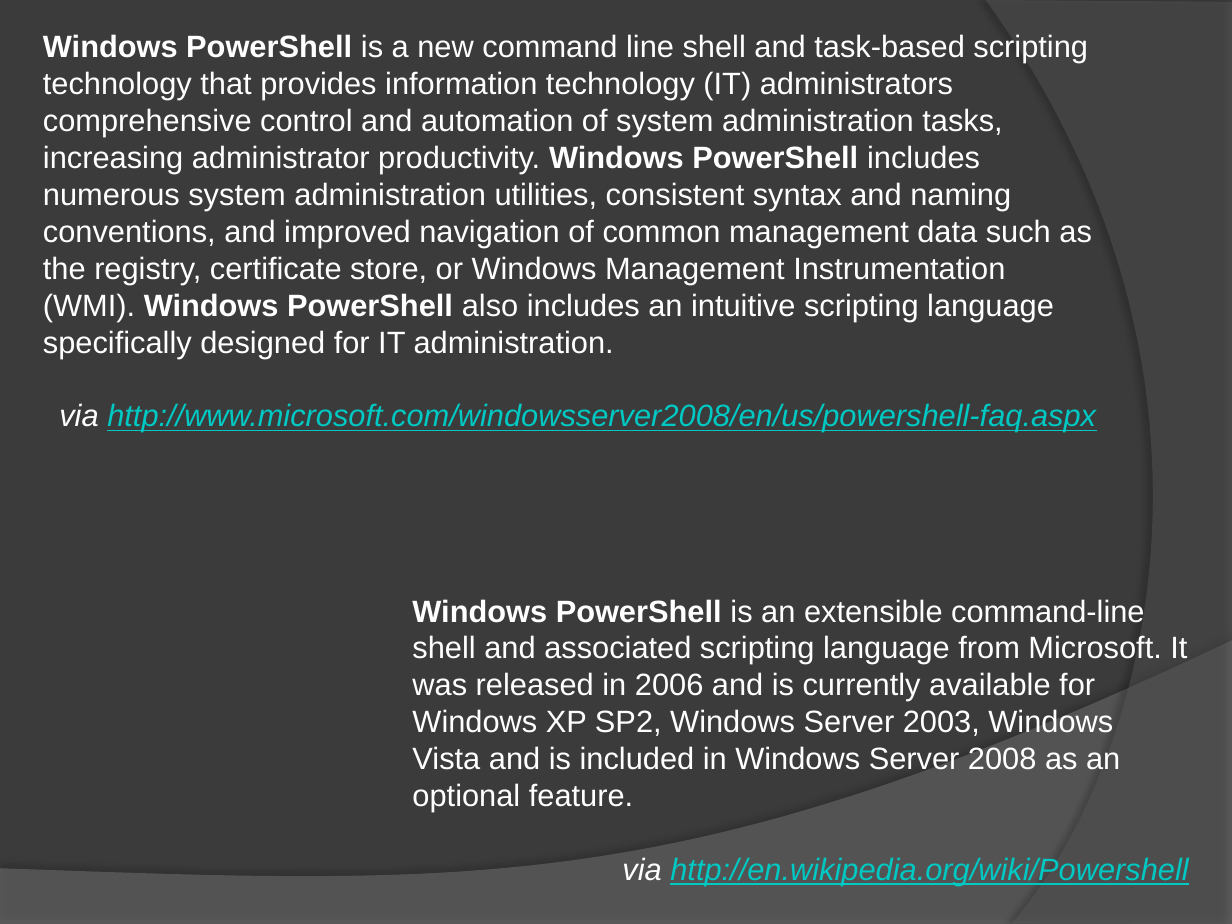
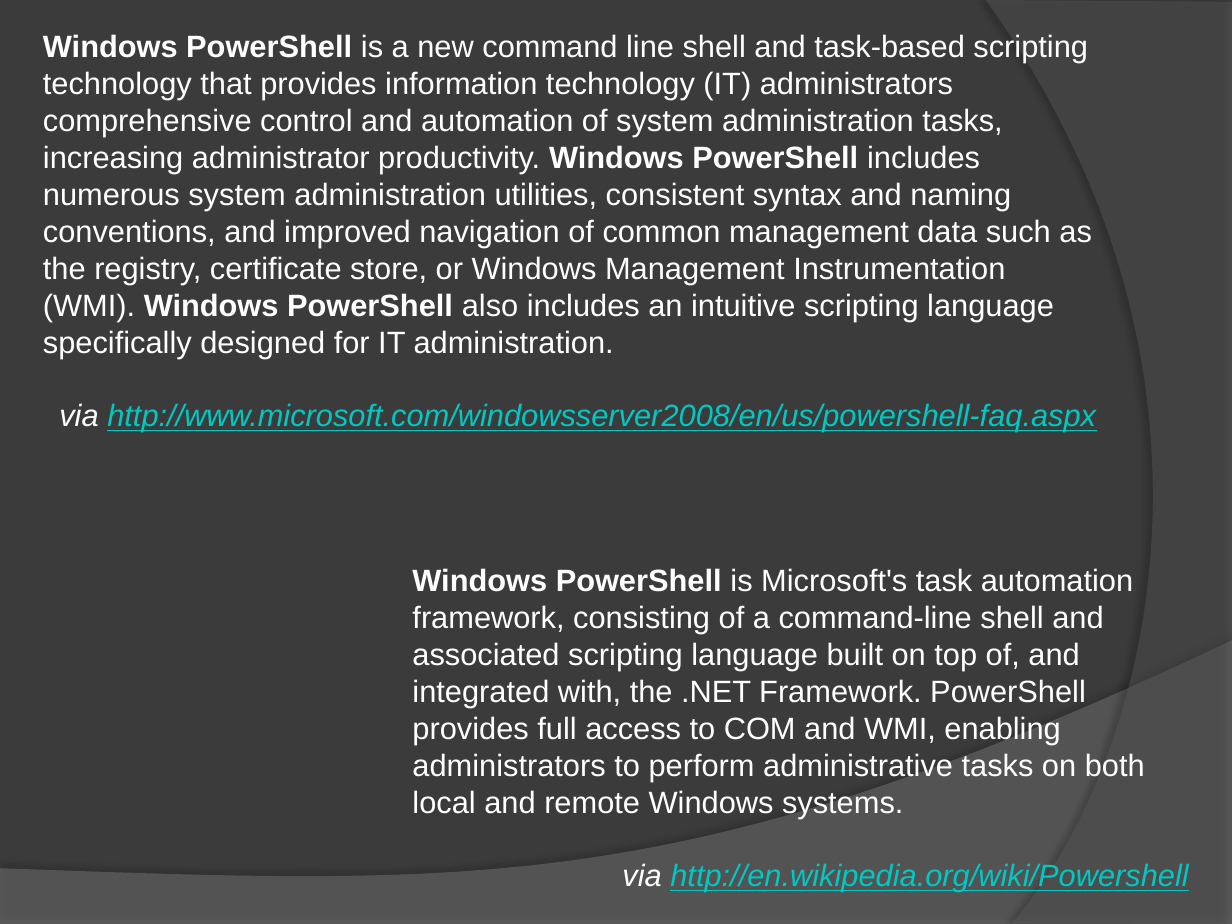
Before and after one commit to drmohundro/presentations, a slide deck: slide 4 of the-power-of-powershell/presentation.pptx. Drawn at 1232x924 pixels with LibreOffice and Linux fonts; fonts in the diff are those of the drawing; background and template pictures are left out. Boxes give left, top, right and bottom in pixels: in the first picture for what was removed or moved away, otherwise in the second. Text is boxed around its words. In the diff, an @@ line names an element or a change of style, - is before the commit and + after.

```diff
--- a/the-power-of-powershell/presentation.pptx
+++ b/the-power-of-powershell/presentation.pptx
@@ text "Windows PowerShell is Microsoft's task ...": place and size @@
-text "Windows PowerShell is Microsoft's task ..." at bbox=[412, 599, 1188, 886]
+text "Windows PowerShell is Microsoft's task ..." at bbox=[412, 568, 1188, 892]
@@ text at bbox=[412, 568, 1145, 818]: text changed @@
-Windows PowerShell is an extensible command-line shell and associated scripting language from Microsoft. It was released in 2006 and is currently available for Windows XP SP2, Windows Server 2003, Windows Vista and is included in Windows Server 2008 as an optional feature.
+Windows PowerShell is Microsoft's task automation framework, consisting of a command-line shell and associated scripting language built on top of, and integrated with, the .NET Framework. PowerShell provides full access to COM and WMI, enabling administrators to perform administrative tasks on both local and remote Windows systems.
```
Also in this commit, not shown: 7 other slides changed, 1 slide added.
